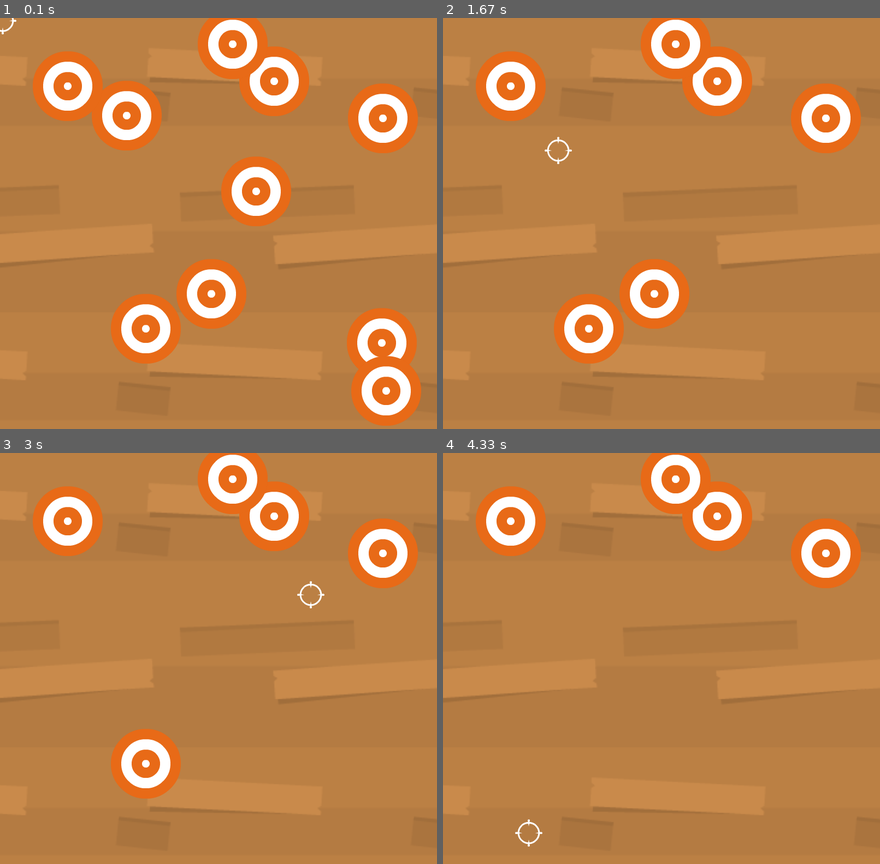
Above: before the commit, frames 1-4 (two rows, left to right).
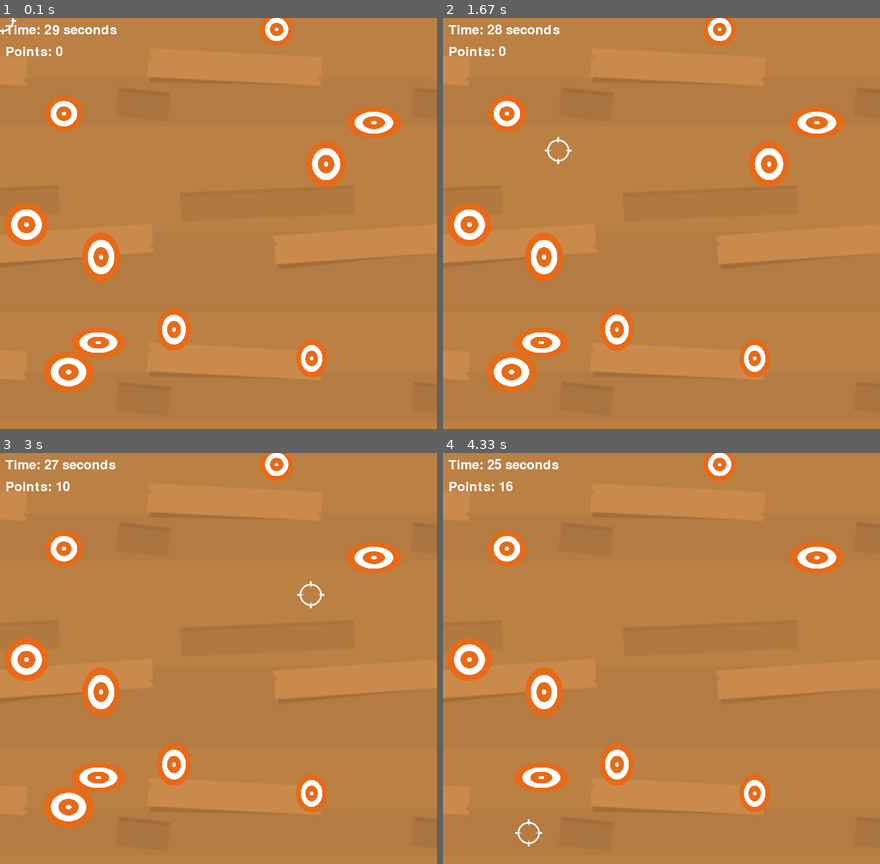
Above: after the commit, the same moments.

Repository: KevinPlucci/LABO-1-Python
Game: pygame game, started from CLASES/CLASES PYGAME/Presencial/juego_tiro_al_blanco/main.py
The game is run twice, just before and just after one commit, with the same random seed, the same clock (stepped at 60 frames per second) and the same inputs.
Inputs (mouse positions are in pixels of both pictures, inside the frame that each line leads up to):
- Up to frame 1 (0.1 s): no input
- Up to frame 2 (1.67 s): click (661, 235) at 0.38 s; click (705, 334) at 0.72 s; click (823, 387) at 1.05 s; click (556, 149) at 1.38 s
- Up to frame 3 (3 s): click (218, 724) at 1.72 s; click (157, 580) at 2.05 s; click (371, 785) at 2.38 s; click (310, 592) at 2.72 s
- Up to frame 4 (4.33 s): click (534, 584) at 3.05 s; click (556, 748) at 3.38 s; click (818, 769) at 3.72 s; click (530, 831) at 4.05 s

The runs differ from the first frame. In frame 1, 25% of the frame differs, in the area x 1-97%, y 0-100%; in frame 2, 17%; in frame 3, 14%; in frame 4, 12%.

Commit message:
Los 5 puntos hechos

Diff:
--- a/CLASES/CLASES PYGAME/Presencial/juego_tiro_al_blanco/main.py
+++ b/CLASES/CLASES PYGAME/Presencial/juego_tiro_al_blanco/main.py
@@ -3,39 +3,31 @@
 import random
 
 
-
-
 class Crosshair(pygame.sprite.Sprite):
     def __init__(self, picture_path):
         super().__init__()
-        # Carga la imagen de la mira desde un archivo
         self.image = pygame.image.load(picture_path)
-        self.rect = self.image.get_rect()  # Obtiene el rectángulo que rodea la imagen
-        # Carga el sonido de disparo desde un archivo
-        self.gunshot = pygame.mixer.Sound('shoot.mp3')
+        self.rect = self.image.get_rect()
+        self.gunshot = pygame.mixer.Sound("shoot.mp3")
 
     def shoot(self):
-        self.gunshot.play()  # Reproduce el sonido de disparo
-        # Elimina los objetivos que se tocan
-        pygame.sprite.spritecollide(crosshair, target_group, True)
+        self.gunshot.play()
+        # Elimina los objetivos que se tocan y registra el blanco acertado
+        targets_hit = pygame.sprite.spritecollide(self, target_group, True)
+        return sum(target.score for target in targets_hit)
 
     def update(self):
-        # Actualiza la posición de la mira para seguir el cursor del mouse
         self.rect.center = pygame.mouse.get_pos()
 
 
-
-
 class Target(pygame.sprite.Sprite):
-    def __init__(self, picture_path, pos_x, pos_y):
+    def __init__(self, picture_path, pos_x, pos_y, size, score):
         super().__init__()
-        # Carga la imagen del objetivo desde un archivo
         self.image = pygame.image.load(picture_path)
-        self.rect = self.image.get_rect()  # Obtiene el rectángulo que rodea la imagen
-        # Establece la posición inicial del objetivo
+        self.image = pygame.transform.scale(self.image, size)
+        self.rect = self.image.get_rect()
         self.rect.center = [pos_x, pos_y]
-
-
+        self.score = score
 
 
 # Configuración general del juego
@@ -48,36 +40,63 @@
 screen = pygame.display.set_mode((screen_width, screen_height))
 
 # Fondo del juego
-# Carga la imagen de fondo desde un archivo
-background = pygame.image.load('BG.png')
-pygame.mouse.set_visible(False)  # Oculta el cursor del mouse
+background = pygame.image.load("BG.png")
+pygame.mouse.set_visible(False)
 
 # Mira del jugador
-crosshair = Crosshair('crosshair.png')  # Crea una instancia de la mira
+crosshair = Crosshair("crosshair.png")
 crosshair_group = pygame.sprite.Group()
-crosshair_group.add(crosshair)  # Agrega la mira al grupo
+crosshair_group.add(crosshair)
 
 # Objetivos
 target_group = pygame.sprite.Group()
-for target in range(10):
-    new_target = Target('target.png', random.randrange(
-        0, screen_width), random.randrange(0, screen_height))
-    target_group.add(new_target)  # Agrega objetivos al grupo
+for _ in range(10):
+    size = (random.randint(50, 100), random.randint(50, 100))
+    score = random.randint(1, 10)
+    new_target = Target(
+        "target.png",
+        random.randrange(0, screen_width),
+        random.randrange(0, screen_height),
+        size,
+        score,
+    )
+    target_group.add(new_target)
+
+# Tiempo del juego
+start_time = pygame.time.get_ticks()
+game_duration = 30000
+
+# Puntos totales
+total_points = 0
 
 # Bucle principal del juego
 while True:
     for event in pygame.event.get():
         if event.type == pygame.QUIT:
-            pygame.quit()  # Sale del juego si se cierra la ventana
+            pygame.quit()
             sys.exit()
         if event.type == pygame.MOUSEBUTTONDOWN:
-            crosshair.shoot()  # Llama al método shoot() cuando se hace clic
+            points = crosshair.shoot()
+            total_points += points
 
-    pygame.display.flip()  # Actualiza la pantalla
-    screen.blit(background, (0, 0))  # Dibuja el fondo en la pantalla
+    pygame.display.flip()
+    screen.blit(background, (0, 0))
 
-    target_group.draw(screen)  # Dibuja los objetivos en la pantalla
-    crosshair_group.draw(screen)  # Dibuja la mira en la pantalla
+    target_group.draw(screen)
+    crosshair_group.draw(screen)
+    crosshair_group.update()
 
-    crosshair_group.update()  # Actualiza la posición de la mira
-    clock.tick(60)  # Controla la velocidad del juego a 60 cuadros por segundo
+    elapsed_time = pygame.time.get_ticks() - start_time
+    remaining_time = max(0, (game_duration - elapsed_time) // 1000)
+    font = pygame.font.Font(None, 36)
+    timer_text = font.render(f"Time: {remaining_time} seconds", True, (255, 255, 255))
+    screen.blit(timer_text, (10, 10))
+
+    points_text = font.render(f"Points: {total_points}", True, (255, 255, 255))
+    screen.blit(points_text, (10, 50))
+
+    if elapsed_time >= game_duration:
+        pygame.quit()
+        sys.exit()
+
+    clock.tick(60)
